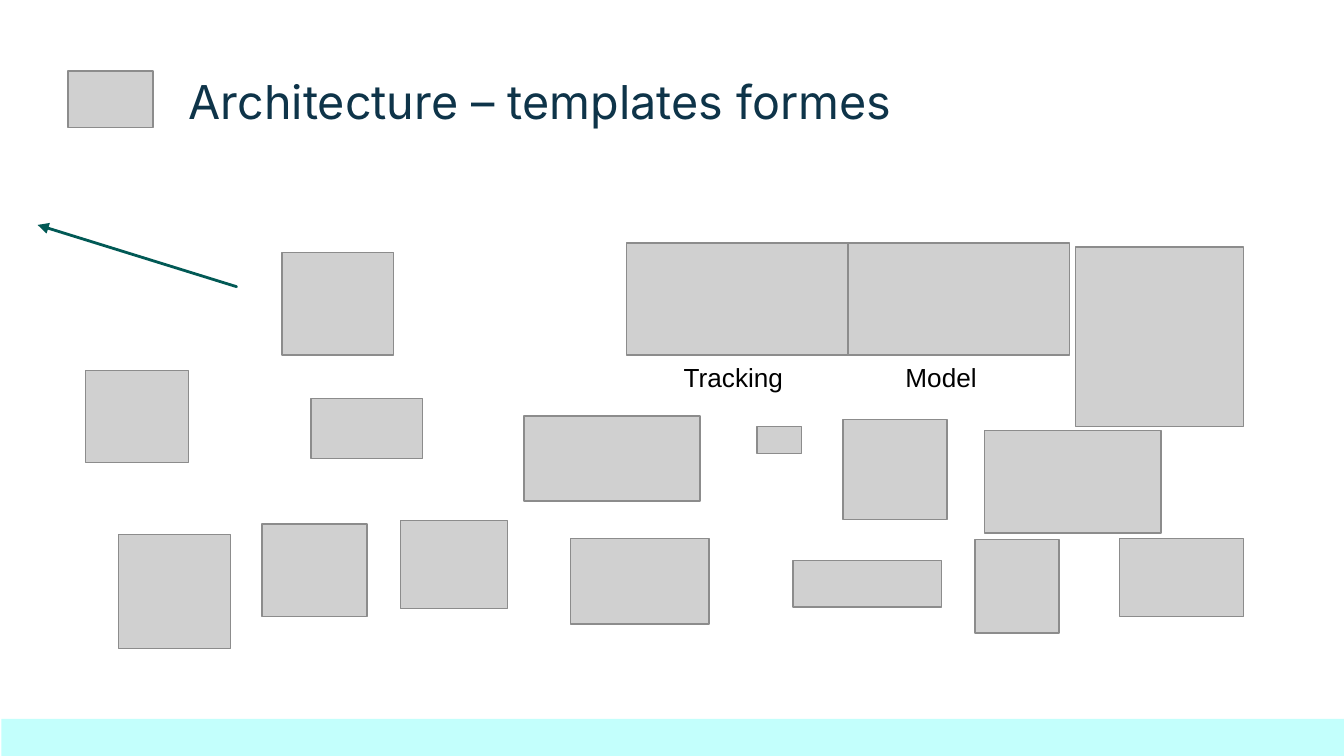
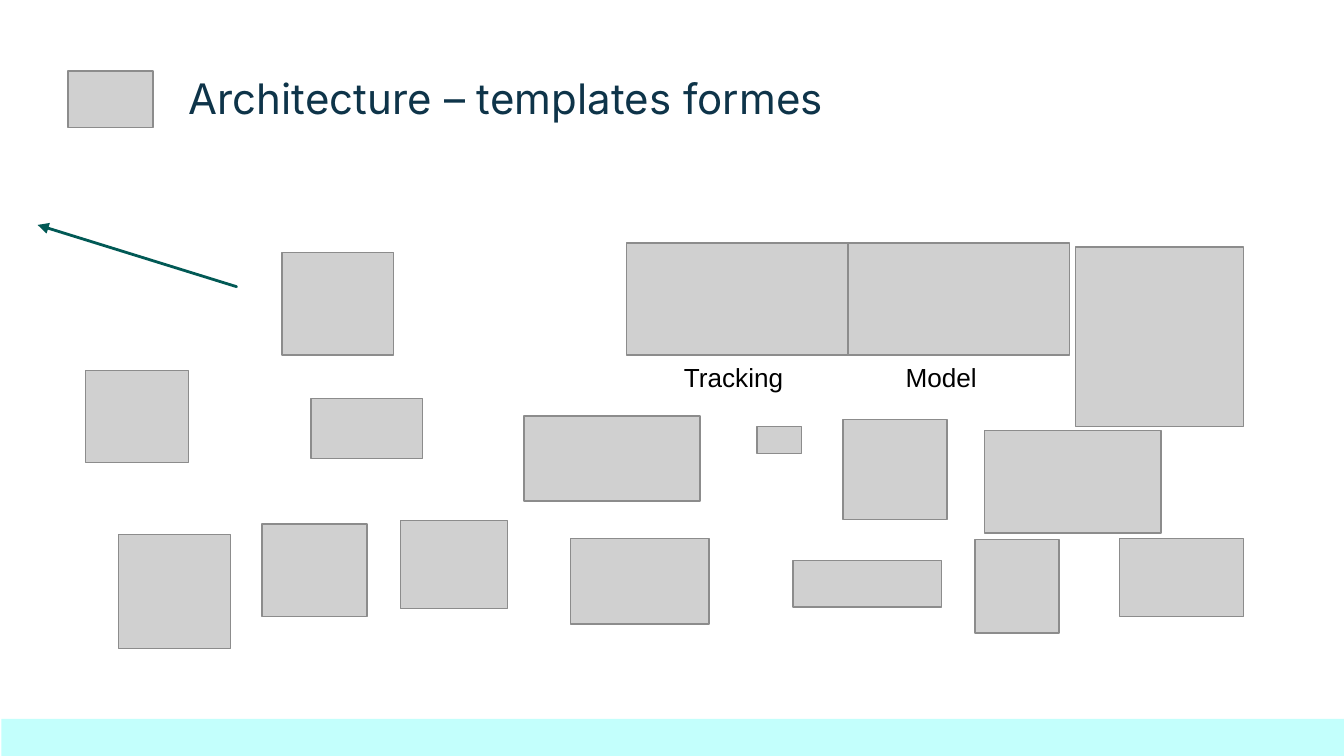
Before and after one commit to kinpintouche-star/football-predictor, a slide deck: slide 16 of FootballPredictorDemoDay20260803.pptx (slide 14 before the commit). Drawn at 1344x756 pixels with LibreOffice and Linux fonts; fonts in the diff are those of the drawing; grey boxes stand for pictures. Boxes give left, top, right and bottom in pixels: in the first picture for what was removed or moved away, otherwise in the second. Text is boxed around its words. In the diff, an @@ line names an element or a change of style, - is before the commit and + after.

```diff
--- a/FootballPredictorDemoDay20260803.pptx
+++ b/FootballPredictorDemoDay20260803.pptx
@@ title "Architecture – templates formes" at [189, 82, 823, 123]: size 25 to 22.5 pt @@
```
Also in this commit, not shown: 12 other slides changed, 2 slides added.
